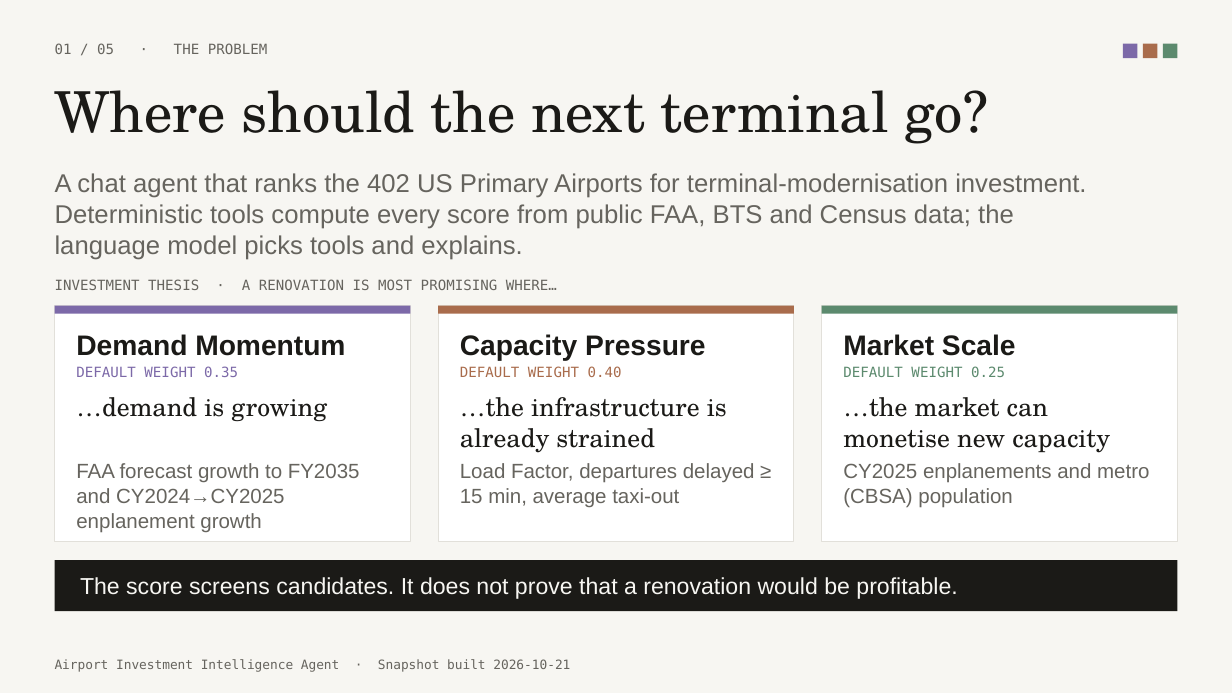
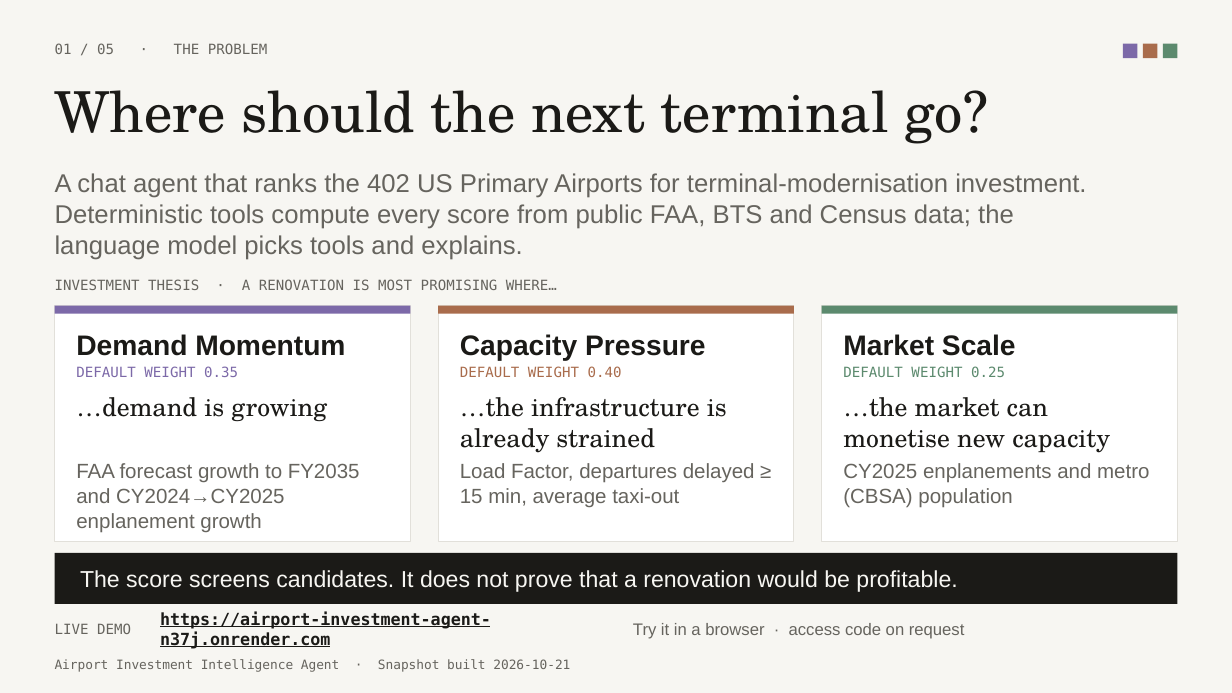
Before and after one commit to afek5/airport-investment-agent, a slide deck: slide 1 of docs/deck.pptx. Drawn at 1232x693 pixels with LibreOffice and Linux fonts; fonts in the diff are those of the drawing. Boxes give left, top, right and bottom in pixels: in the first picture for what was removed or moved away, otherwise in the second. Text is boxed around its words. In the diff, an @@ line names an element or a change of style, - is before the commit and + after.

```diff
--- a/docs/deck.pptx
+++ b/docs/deck.pptx
@@ rectangle: place and size @@
-rectangle at [55,560,1177,611]
+rectangle at [55,553,1177,604]
@@ text "The score screens candidates. It ...": place and size @@
-text "The score screens candidates. It ..." at [80,577,957,599]
+text "The score screens candidates. It ..." at [80,570,957,592]
@@ text added at [55,623,131,634], 11 pt, text #66645E @@
+LIVE DEMO
@@ text added at [160,611,491,649], 13 pt, text #1B1A17, bold, underline @@
+https://airport-investment-agent-n37j.onrender.com
@@ text added at [633,623,965,639], 13 pt, text #66645E @@
+Try it in a browser · access code on request
```
Also in this commit, not shown: 2 other slides changed, 5 other files.
